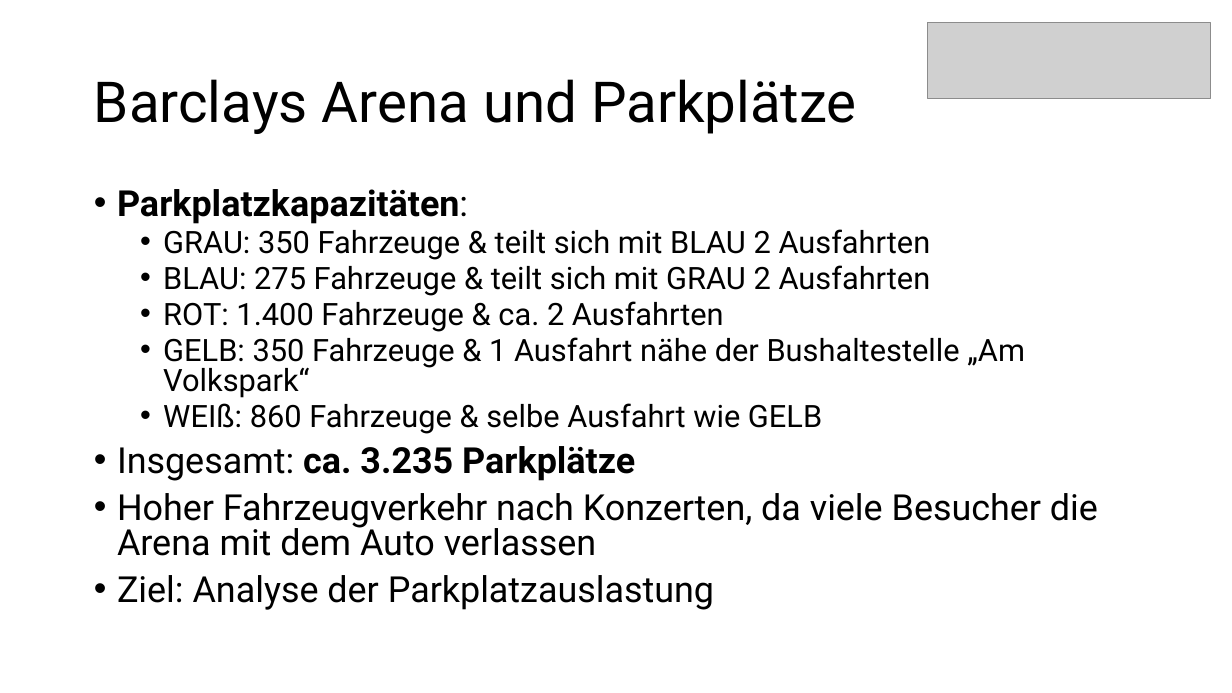
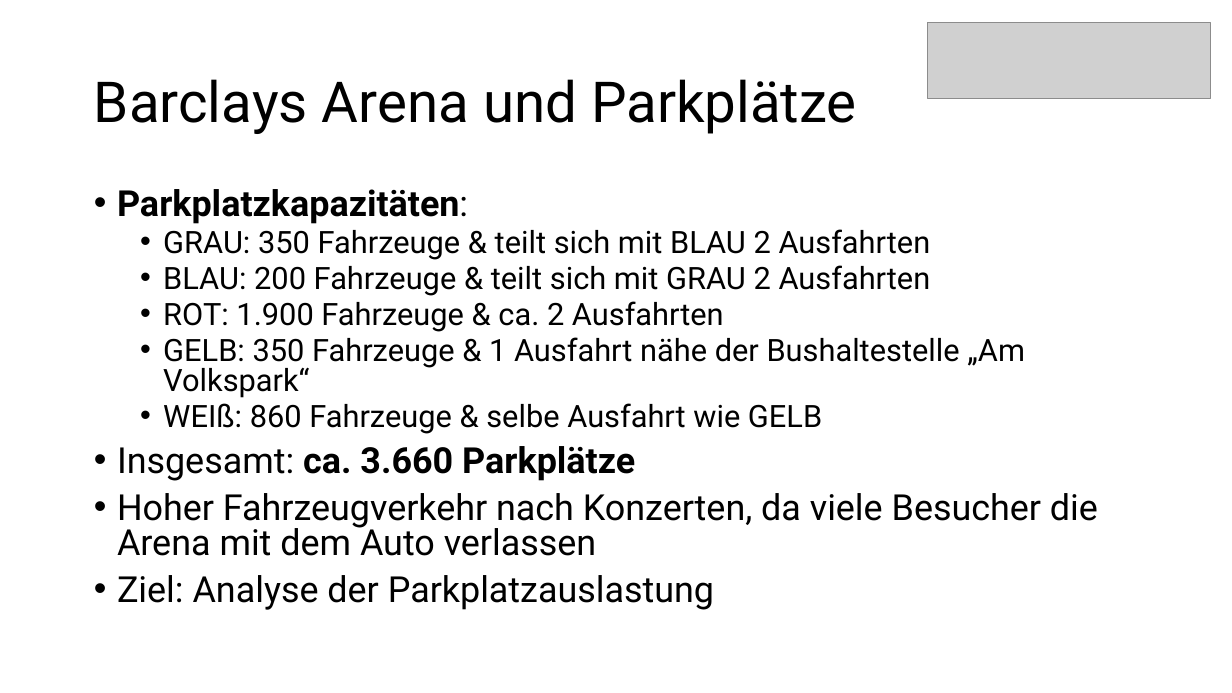
Before and after one commit to MARS-Group-HAW/model-soh, a slide deck: slide 3 of SOHBigEventBox/docs/milestones_presentation.pptx. Drawn at 1232x693 pixels with LibreOffice and Linux fonts; fonts in the diff are those of the drawing; grey boxes stand for pictures. Boxes give left, top, right and bottom in pixels: in the first picture for what was removed or moved away, otherwise in the second. Text is boxed around its words. In the diff, an @@ line names an element or a change of style, - is before the commit and + after.

```diff
--- a/SOHBigEventBox/docs/milestones_presentation.pptx
+++ b/SOHBigEventBox/docs/milestones_presentation.pptx
@@ text at (163,265,931,332): text changed @@
-  • BLAU: 275 Fahrzeuge & teilt sich mit GRAU 2 Ausfahrten
-  • ROT: 1.400 Fahrzeuge & ca. 2 Ausfahrten
+  • BLAU: 200 Fahrzeuge & teilt sich mit GRAU 2 Ausfahrten
+  • ROT: 1.900 Fahrzeuge & ca. 2 Ausfahrten
@@ text at (117,446,635,481): text changed @@
-• Insgesamt: ca. 3.235 Parkplätze
+• Insgesamt: ca. 3.660 Parkplätze
```
Also in this commit, not shown: 1 other slide changed, 1 other file.
